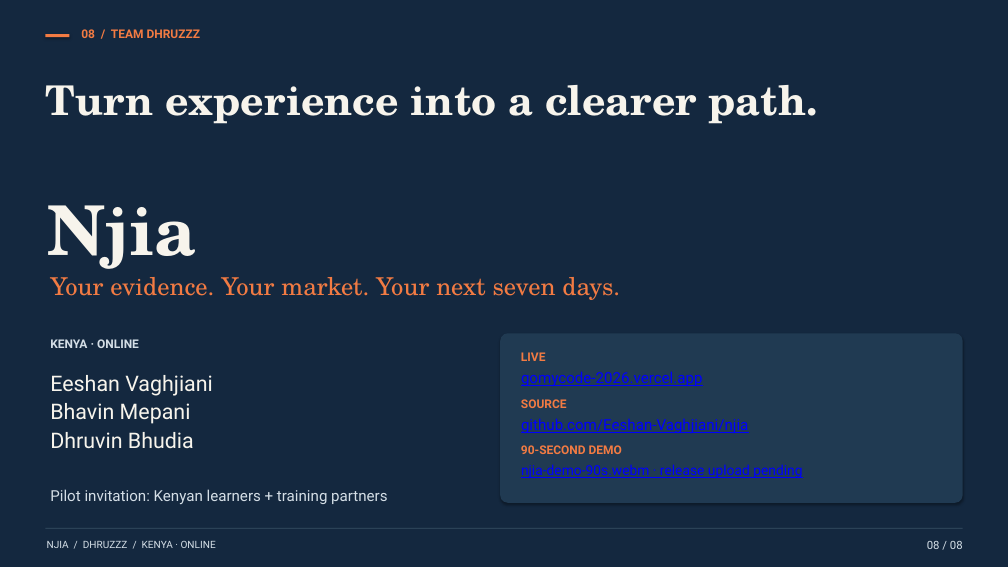
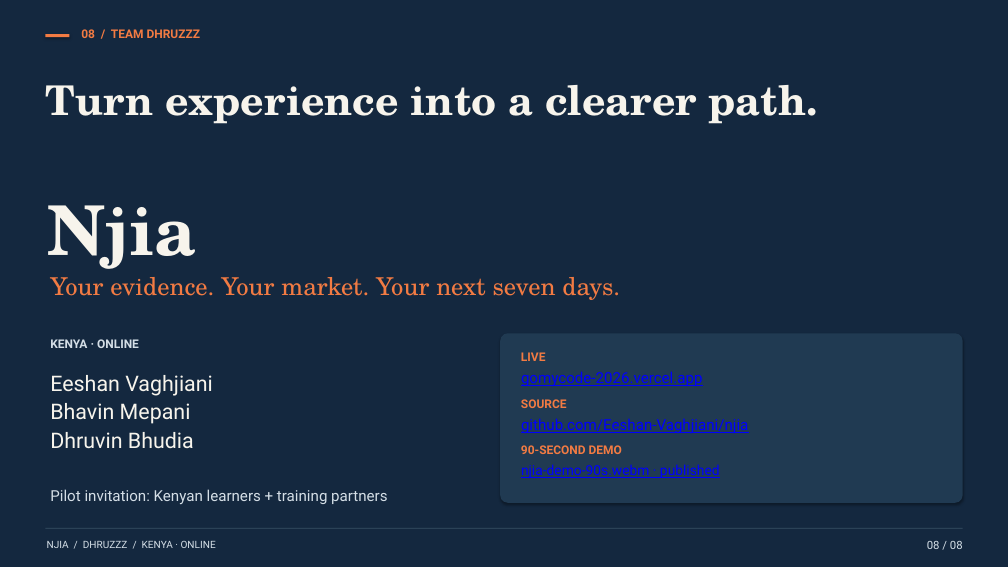
Before and after one commit to Eeshan-Vaghjiani/njia, a slide deck: slide 8 of presentation/Njia-Dhruzzz.pptx. Drawn at 1008x567 pixels with LibreOffice and Linux fonts; fonts in the diff are those of the drawing. Boxes give left, top, right and bottom in pixels: in the first picture for what was removed or moved away, otherwise in the second. Text is boxed around its words. In the diff, an @@ line names an element or a change of style, - is before the commit and + after.

Commit message:
Polish submission repository with demo screenshots and voiceover guide

```diff
--- a/presentation/Njia-Dhruzzz.pptx
+++ b/presentation/Njia-Dhruzzz.pptx
@@ text at (x1=521, y1=464, x2=720, y2=478): text changed @@
-njia-demo-90s.webm · release upload pending
+njia-demo-90s.webm · published
```
Also in this commit, not shown: 1 other slide changed, 27 other files.
